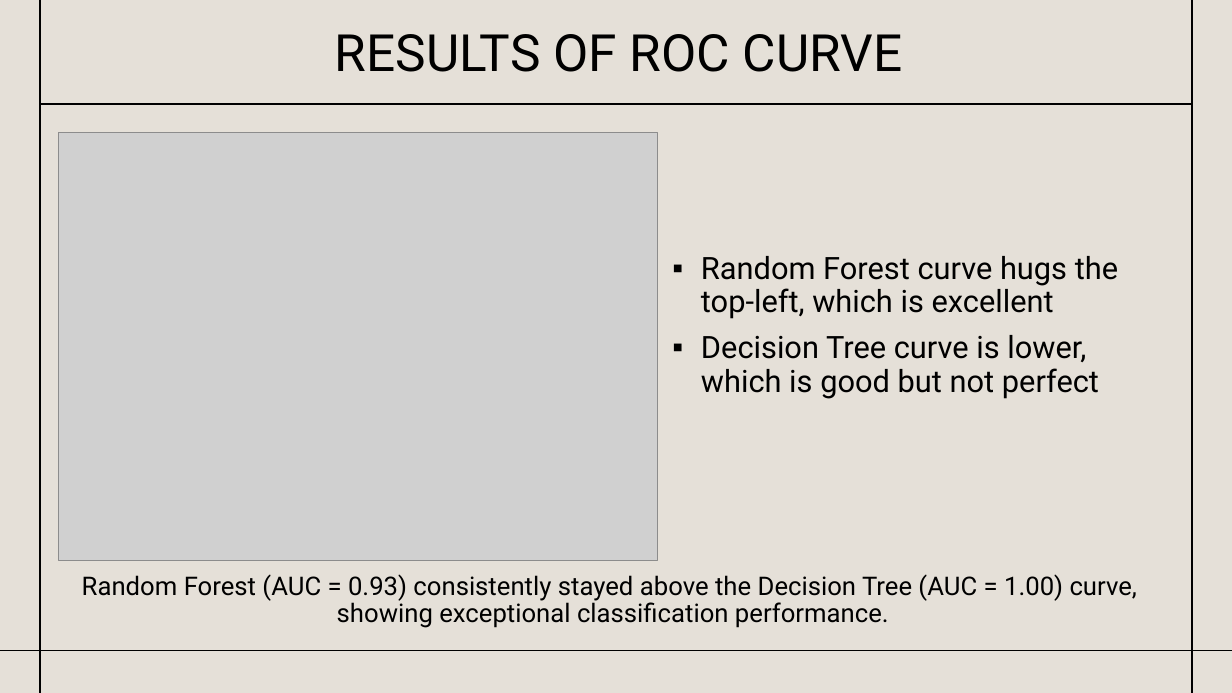
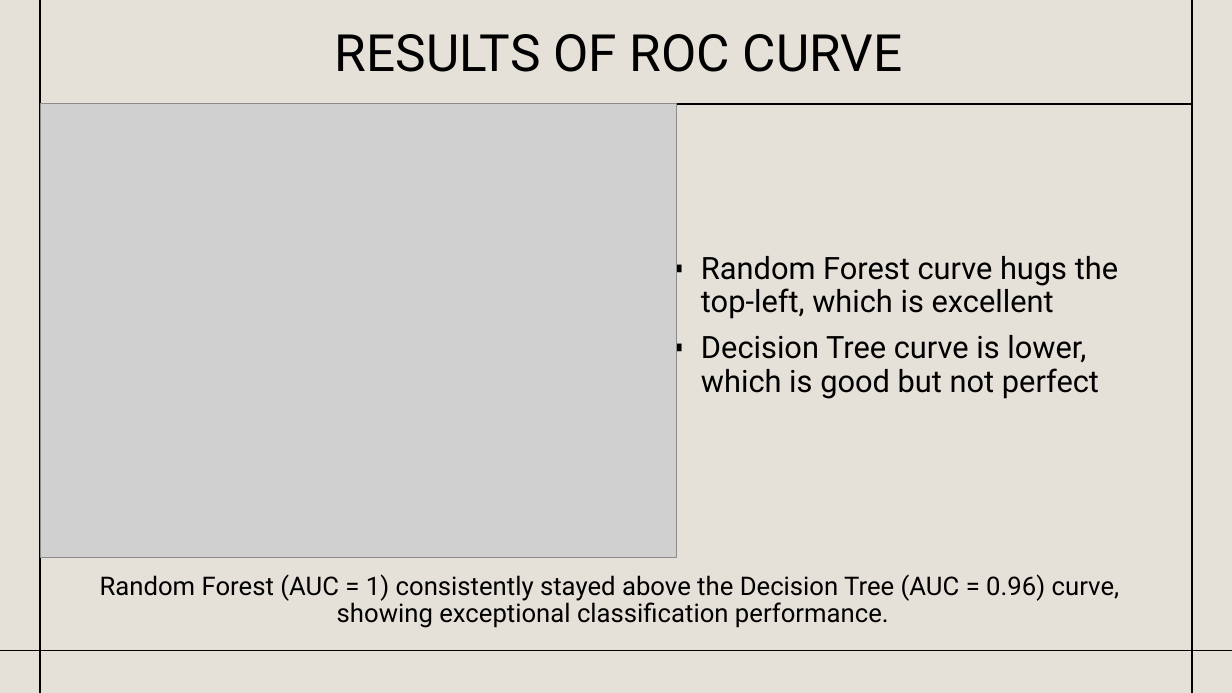
Before and after one commit to rishabh-bhattad/info523-online-retail-analysis, a slide deck: slide 28 of DataMining_Group4_PPT.pptx. Drawn at 1232x693 pixels with LibreOffice and Linux fonts; fonts in the diff are those of the drawing; grey boxes stand for pictures. Boxes give left, top, right and bottom in pixels: in the first picture for what was removed or moved away, otherwise in the second. Text is boxed around its words. In the diff, an @@ line names an element or a change of style, - is before the commit and + after.

Commit message:
updated PPT

```diff
--- a/DataMining_Group4_PPT.pptx
+++ b/DataMining_Group4_PPT.pptx
@@ picture resized from (x1=59, y1=132, x2=658, y2=560) to (x1=41, y1=104, x2=677, y2=557) @@
@@ text at (x1=100, y1=574, x2=1119, y2=601): text changed @@
-Random Forest (AUC = 0.93) consistently stayed above the Decision Tree (AUC = 1.00) curve,
+Random Forest (AUC = 1) consistently stayed above the Decision Tree (AUC = 0.96) curve,
```
Also in this commit, not shown: 3 other slides changed.
